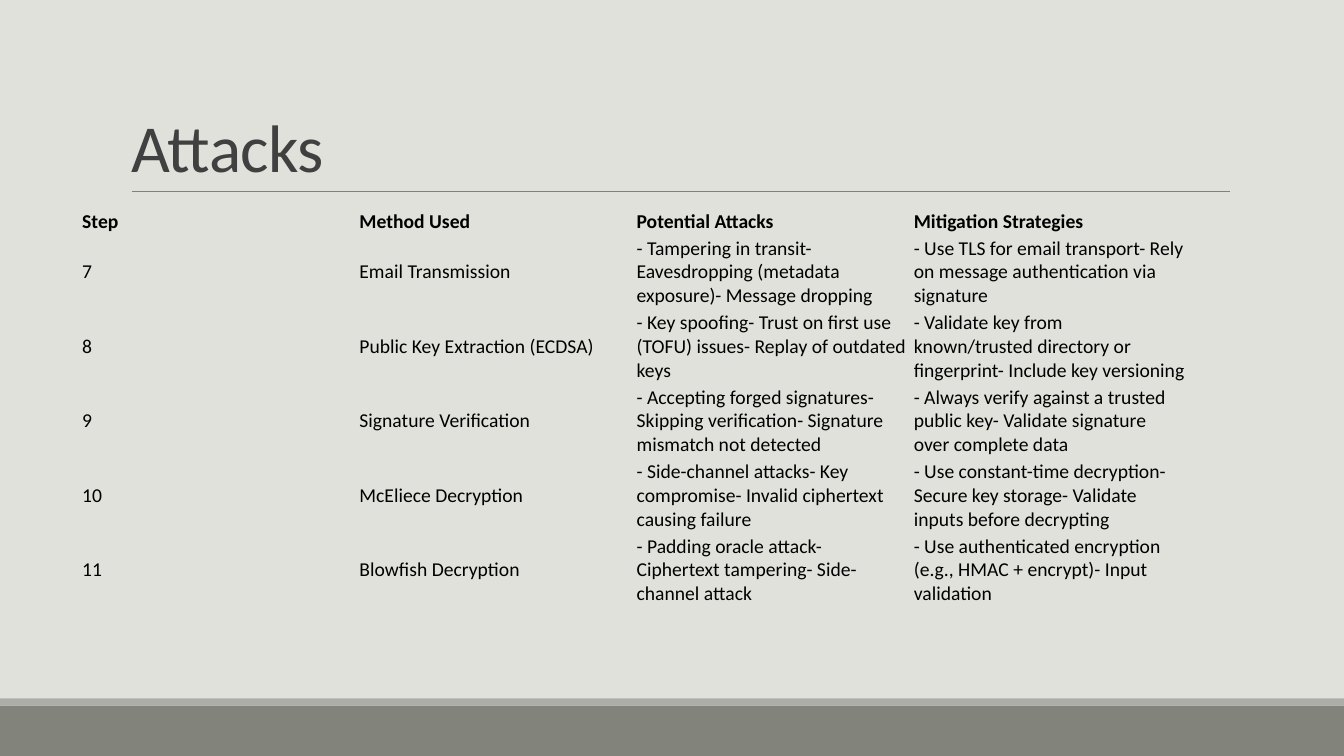
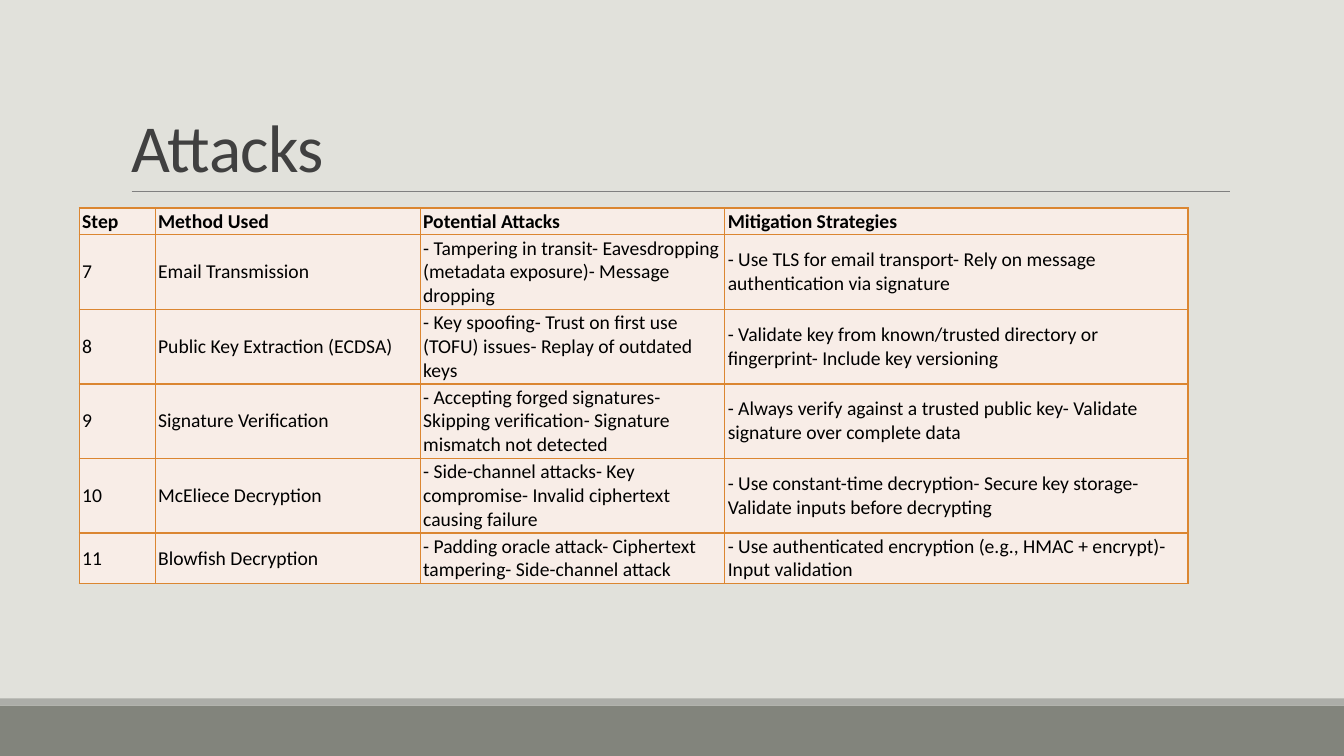
Before and after one commit to ShlomiFridman/CryptoProject2025, a slide deck: slide 10 of CryptoPresentation_Omer.pptx. Drawn at 1344x756 pixels with LibreOffice and Linux fonts; fonts in the diff are those of the drawing. Boxes give left, top, right and bottom in pixels: in the first picture for what was removed or moved away, otherwise in the second. Text is boxed around its words. In the diff, an @@ line names an element or a change of style, - is before the commit and + after.

Commit message:
added attacks

```diff
--- a/CryptoPresentation_Omer.pptx
+++ b/CryptoPresentation_Omer.pptx
@@ table at [80,208,1189,584] @@
@@ fill none to #F8EDE8 in 24 cells @@
@@ borders changed @@
```
Also in this commit, not shown: 1 other slide changed.
